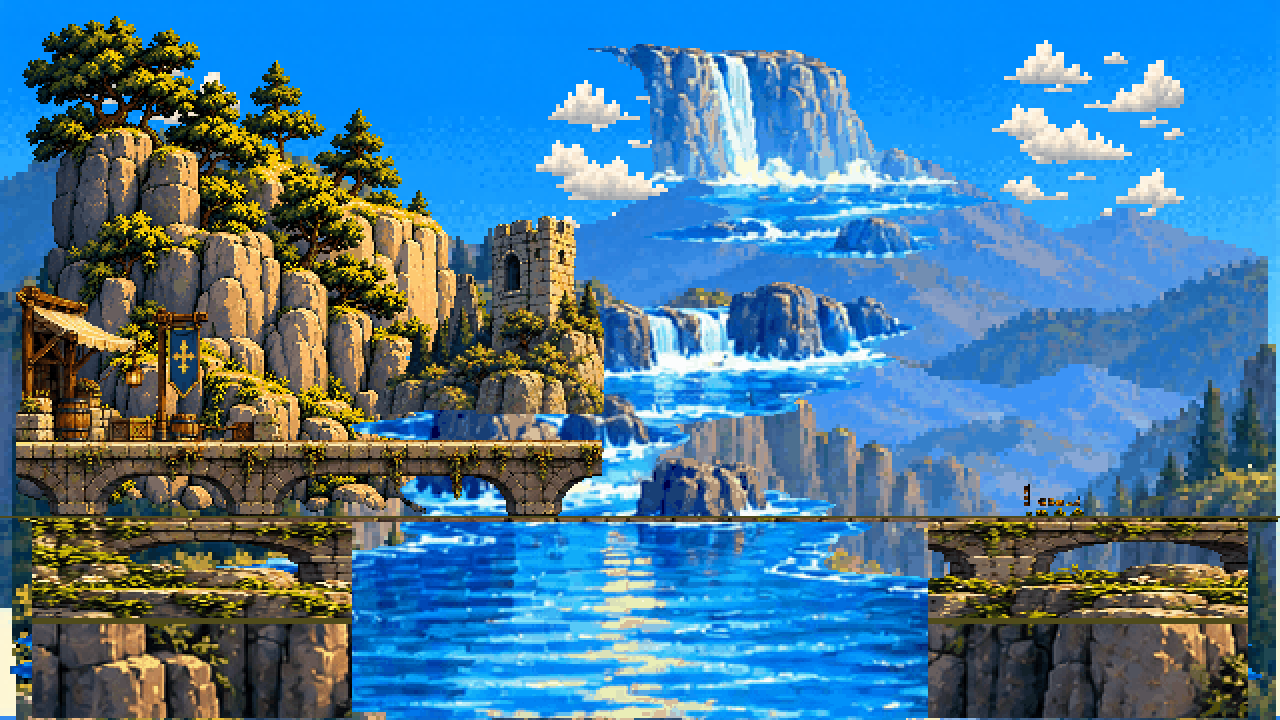
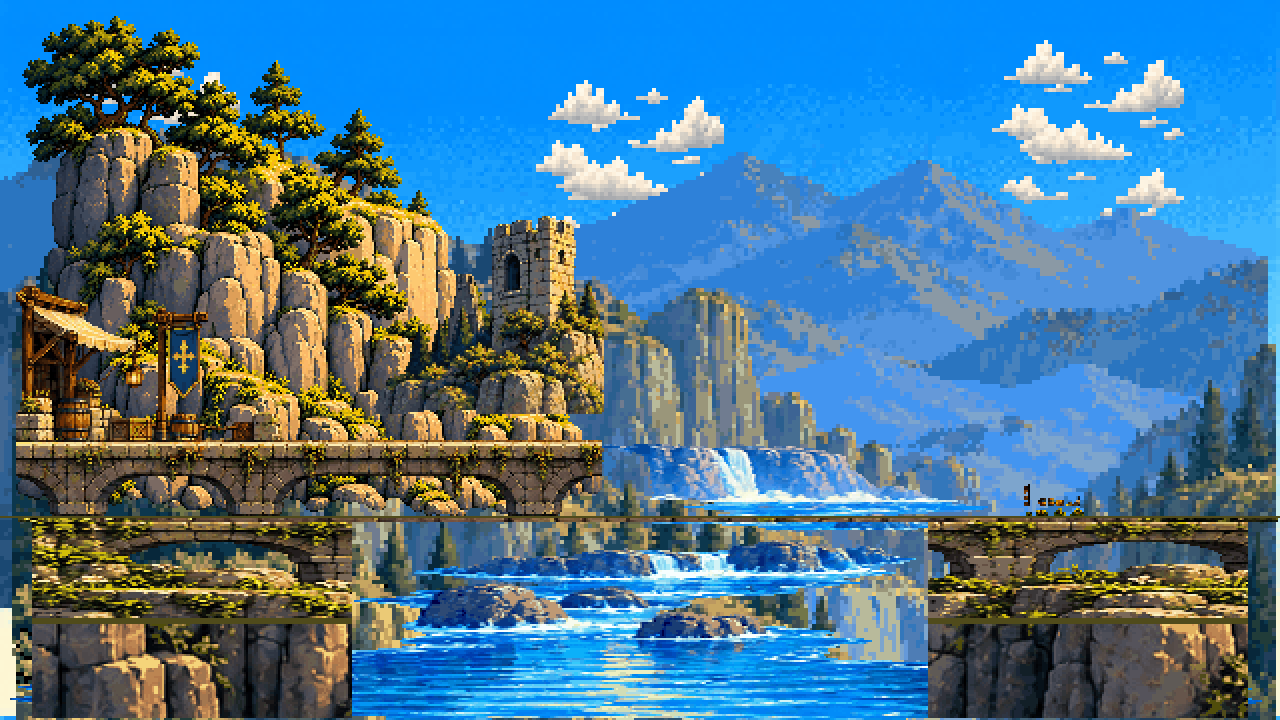
The second 1280×720 image is a revision of the first. Changes to its layers:
painted on "terrain" over [left=32, top=624, right=1248, bottom=718]
painted on "under" over [left=32, top=522, right=1248, bottom=620]
painted on "water" over [left=10, top=44, right=1262, bottom=720]
added layer "water_back" above "mid" over [left=594, top=444, right=988, bottom=516]
painted on "mid" over [left=12, top=212, right=1276, bottom=720]
painted on "far" over [left=0, top=128, right=1268, bottom=608]
painted on "clouds" over [left=48, top=44, right=1184, bottom=256]
painted on "sky" over [left=0, top=12, right=1280, bottom=720]
